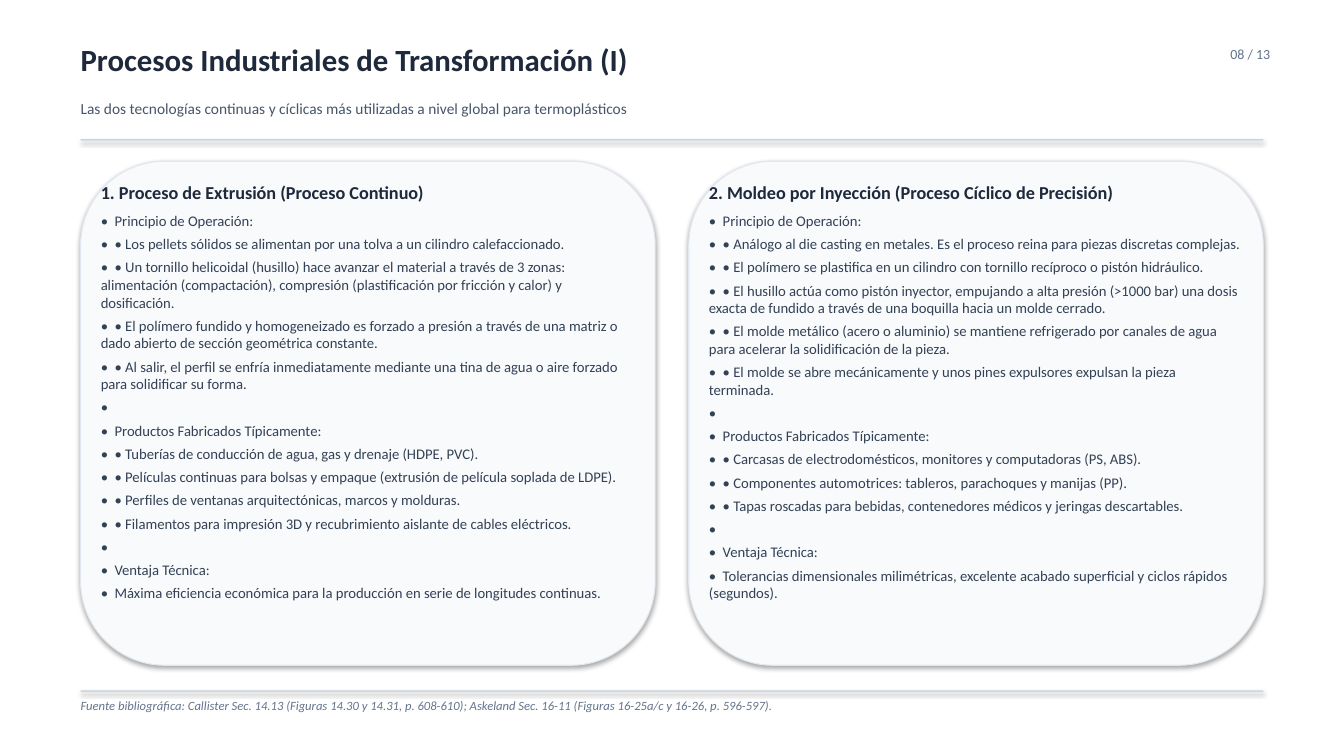
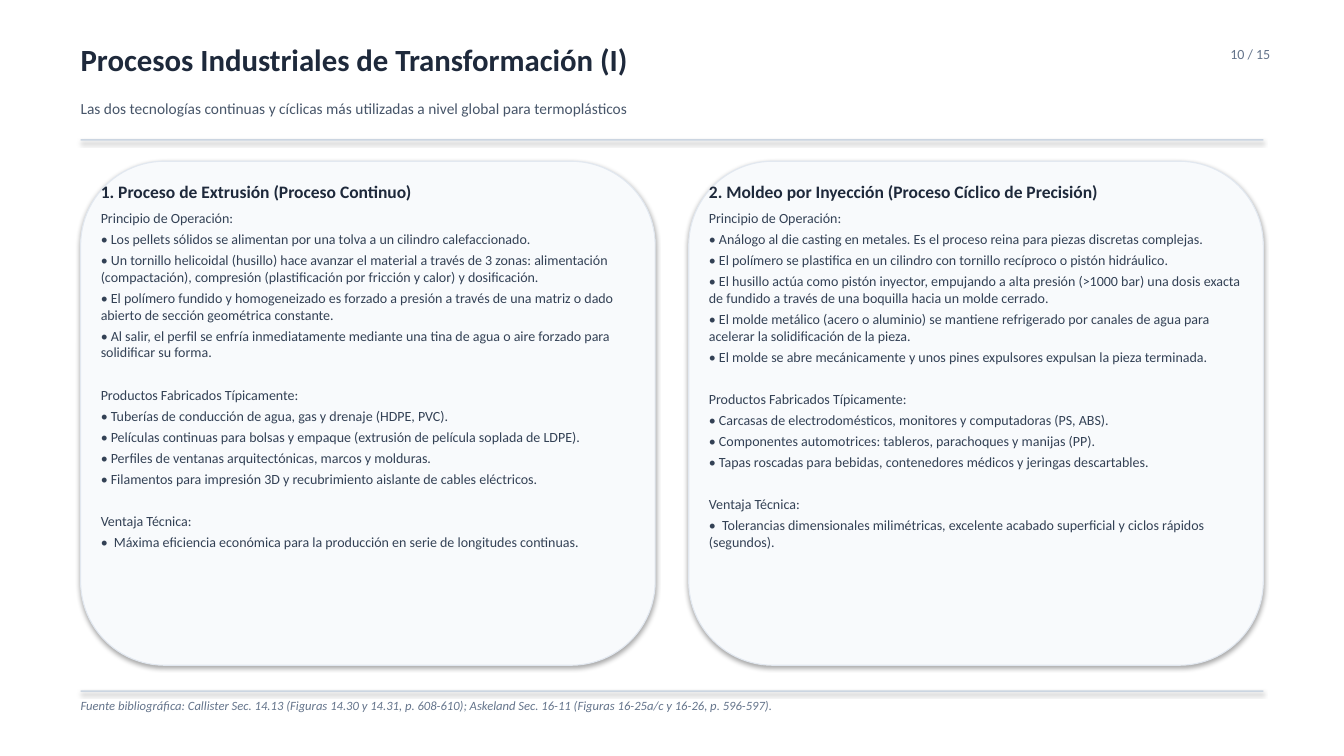
Before and after one commit to AlejandroDiazGaytan/FIM-Polimeros, a slide deck: slide 10 of presentacion_polimeros_procesos_reciclaje.pptx (slide 8 before the commit). Drawn at 1344x756 pixels with LibreOffice and Linux fonts; fonts in the diff are those of the drawing. Boxes give left, top, right and bottom in pixels: in the first picture for what was removed or moved away, otherwise in the second. Text is boxed around its words. In the diff, an @@ line names an element or a change of style, - is before the commit and + after.

```diff
--- a/presentacion_polimeros_procesos_reciclaje.pptx
+++ b/presentacion_polimeros_procesos_reciclaje.pptx
@@ text at (x1=1230, y1=50, x2=1270, y2=59): text changed @@
-08 / 13
+10 / 15
@@ text at (x1=101, y1=185, x2=578, y2=550): size 13 to 12.5 pt in "1. Proceso de Extrusión (Proceso Continuo)"; size 10.5 to 10 pt in "• Máxima eficiencia económica para la producción ..."; less space between paragraphs @@
@@ text at (x1=709, y1=185, x2=1204, y2=550): size 13 to 12.5 pt in "2. Moldeo por Inyección (Proceso Cíclico de ..."; size 10.5 to 10 pt in "• Tolerancias dimensionales milimétricas, excelente acabado  ..."; less space between paragraphs @@
@@ text at (x1=101, y1=213, x2=613, y2=529): text changed; size 10.5 to 10 pt @@
-• Principio de Operación:
-• • Los pellets sólidos se alimentan por una tolva a un cilindro calefaccionado.
-• • Un tornillo helicoidal (husillo) hace avanzar el material a través de 3 zonas: alimentación (compactación), compresión (plastificación por fricción y calor) y dosificación.
-• • El polímero fundido y homogeneizado es forzado a presión a través de una matriz o dado abierto de sección geométrica constante.
-• • Al salir, el perfil se enfría inmediatamente mediante una tina de agua o aire forzado para solidificar su forma.
-•
-• Productos Fabricados Típicamente:
-• • Tuberías de conducción de agua, gas y drenaje (HDPE, PVC).
-• • Películas continuas para bolsas y empaque (extrusión de película soplada de LDPE).
-• • Perfiles de ventanas arquitectónicas, marcos y molduras.
-• • Filamentos para impresión 3D y recubrimiento aislante de cables eléctricos.
-•
-• Ventaja Técnica:
+Principio de Operación:
+• Los pellets sólidos se alimentan por una tolva a un cilindro calefaccionado.
+• Un tornillo helicoidal (husillo) hace avanzar el material a través de 3 zonas: alimentación (compactación), compresión (plastificación por fricción y calor) y dosificación.
+• El polímero fundido y homogeneizado es forzado a presión a través de una matriz o dado abierto de sección geométrica constante.
+• Al salir, el perfil se enfría inmediatamente mediante una tina de agua o aire forzado para solidificar su forma.
+Productos Fabricados Típicamente:
+• Tuberías de conducción de agua, gas y drenaje (HDPE, PVC).
+• Películas continuas para bolsas y empaque (extrusión de película soplada de LDPE).
+• Perfiles de ventanas arquitectónicas, marcos y molduras.
+• Filamentos para impresión 3D y recubrimiento aislante de cables eléctricos.
+Ventaja Técnica:
@@ text at (x1=709, y1=213, x2=1240, y2=512): text changed; size 10.5 to 10 pt @@
-• Principio de Operación:
-• • Análogo al die casting en metales. Es el proceso reina para piezas discretas complejas.
-• • El polímero se plastifica en un cilindro con tornillo recíproco o pistón hidráulico.
-• • El husillo actúa como pistón inyector, empujando a alta presión (>1000 bar) una dosis exacta de fundido a través de una boquilla hacia un molde cerrado.
-• • El molde metálico (acero o aluminio) se mantiene refrigerado por canales de agua para acelerar la solidificación de la pieza.
-• • El molde se abre mecánicamente y unos pines expulsores expulsan la pieza terminada.
-•
-• Productos Fabricados Típicamente:
-• • Carcasas de electrodomésticos, monitores y computadoras (PS, ABS).
-• • Componentes automotrices: tableros, parachoques y manijas (PP).
-• • Tapas roscadas para bebidas, contenedores médicos y jeringas descartables.
-•
-• Ventaja Técnica:
+Principio de Operación:
+• Análogo al die casting en metales. Es el proceso reina para piezas discretas complejas.
+• El polímero se plastifica en un cilindro con tornillo recíproco o pistón hidráulico.
+• El husillo actúa como pistón inyector, empujando a alta presión (>1000 bar) una dosis exacta de fundido a través de una boquilla hacia un molde cerrado.
+• El molde metálico (acero o aluminio) se mantiene refrigerado por canales de agua para acelerar la solidificación de la pieza.
+• El molde se abre mecánicamente y unos pines expulsores expulsan la pieza terminada.
+Productos Fabricados Típicamente:
+• Carcasas de electrodomésticos, monitores y computadoras (PS, ABS).
+• Componentes automotrices: tableros, parachoques y manijas (PP).
+• Tapas roscadas para bebidas, contenedores médicos y jeringas descartables.
+Ventaja Técnica:
```
Also in this commit, not shown: 12 other slides changed, 2 slides added, 3 other files.
